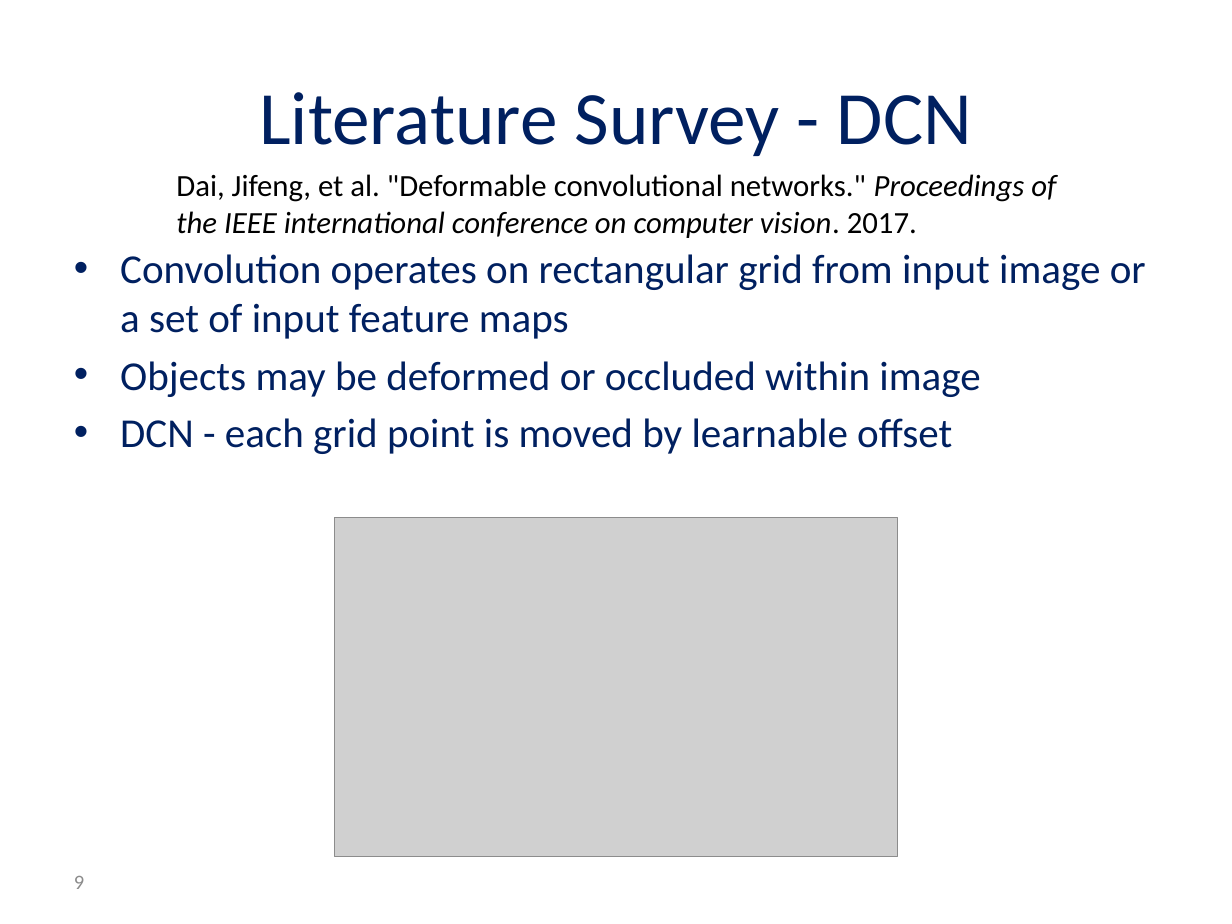
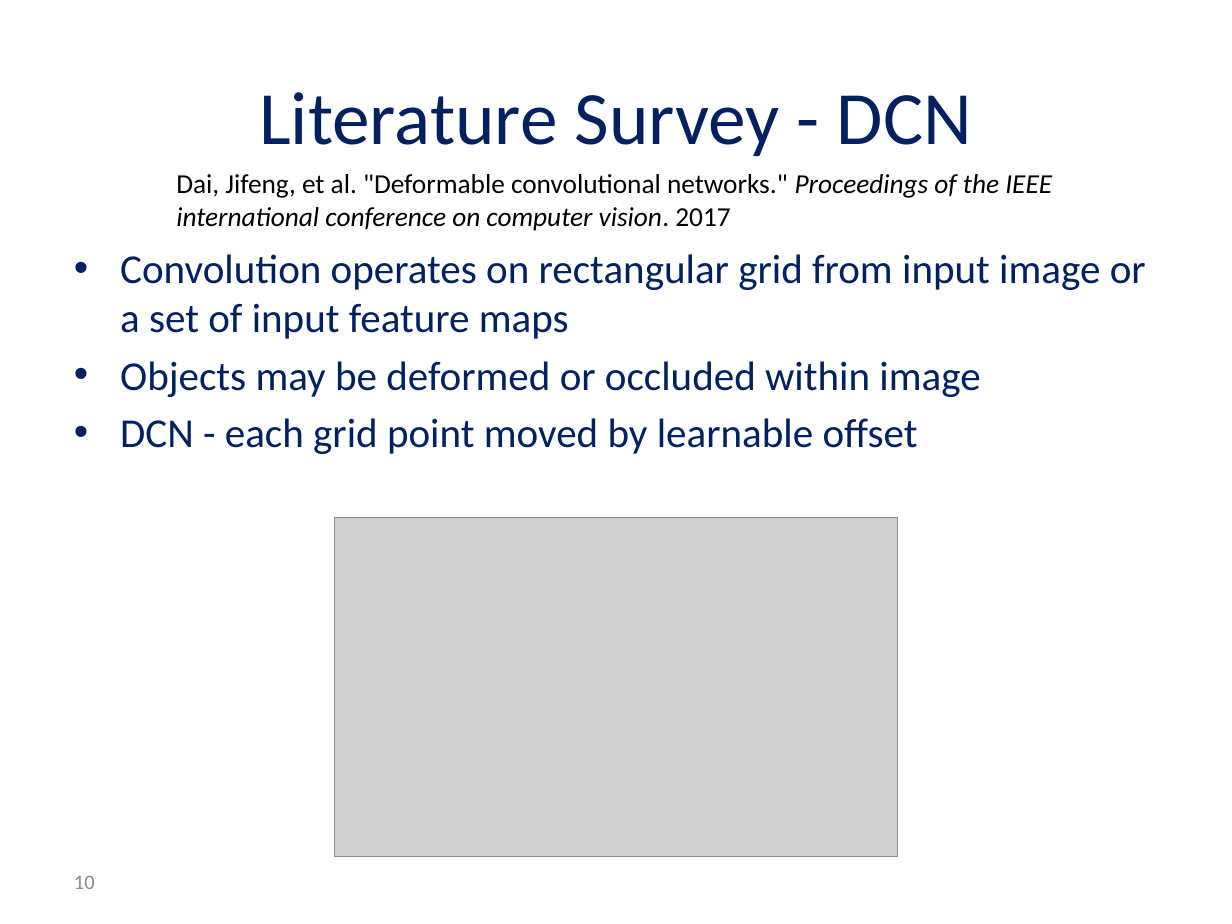
Before and after one commit to andyro2/Pneumonia-Detection-from-Chest-X-Rays-with-Robustness-to-Deformations, a slide deck: slide 10 of MidPresentation_Andy_Or.pptx (slide 9 before the commit). Drawn at 1232x924 pixels with LibreOffice and Linux fonts; fonts in the diff are those of the drawing; grey boxes stand for pictures; background and template pictures are left out. Boxes give left, top, right and bottom in pixels: in the first picture for what was removed or moved away, otherwise in the second. Text is boxed around its words. In the diff, an @@ line names an element or a change of style, - is before the commit and + after.

```diff
--- a/MidPresentation_Andy_Or.pptx
+++ b/MidPresentation_Andy_Or.pptx
@@ text at (x1=176, y1=174, x2=1052, y2=231): text changed; size 18 to 16 pt @@
-Dai, Jifeng, et al. "Deformable convolutional networks." Proceedings of the IEEE international conference on computer vision. 2017.
+Dai, Jifeng, et al. "Deformable convolutional networks." Proceedings of the IEEE international conference on computer vision. 2017
@@ text at (x1=120, y1=418, x2=918, y2=454): text changed @@
-• DCN - each grid point is moved by learnable offset
+• DCN - each grid point moved by learnable offset
@@ page number at (x1=74, y1=876, x2=95, y2=889): text changed @@
-9
+10
```
Also in this commit, not shown: 8 other slides changed, 8 slides added, 1 slide removed, 1 other file.
